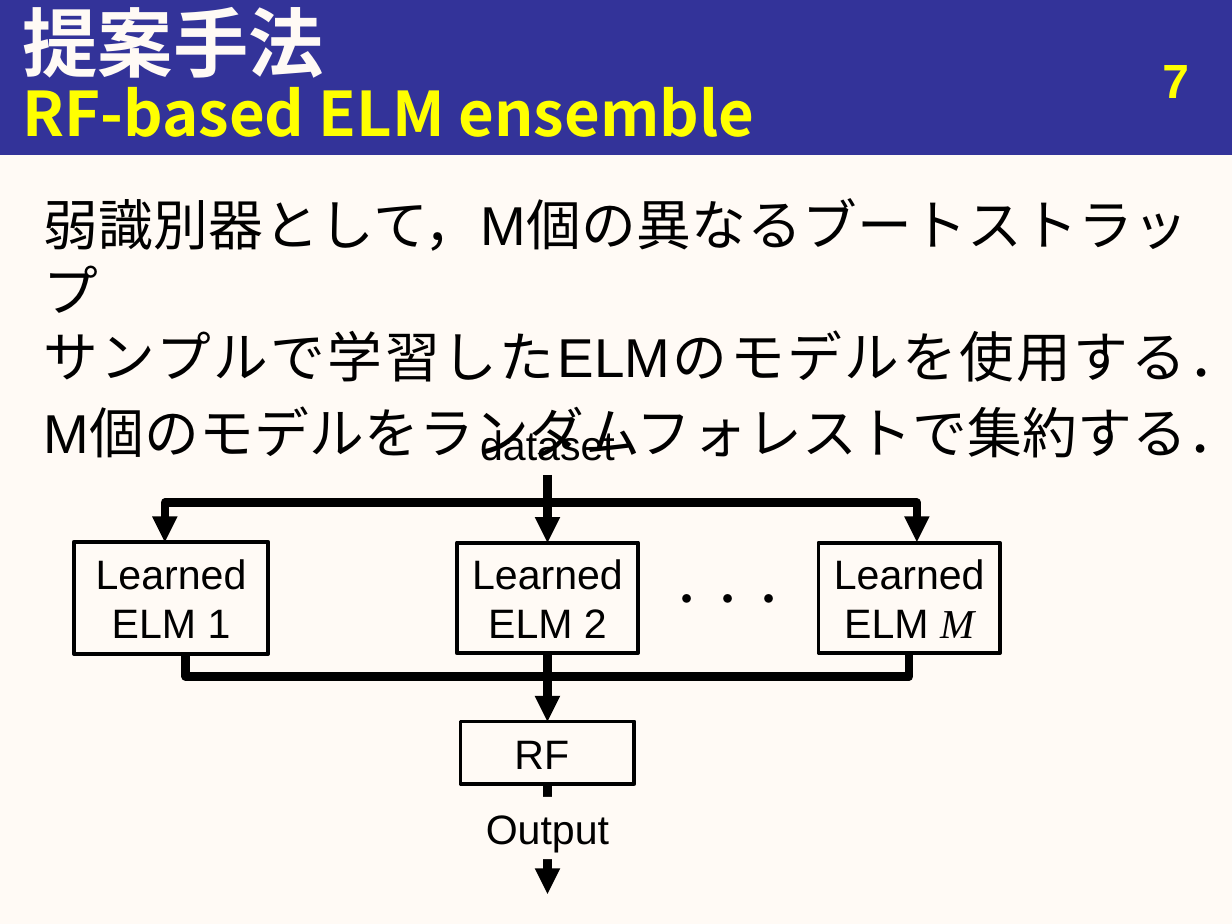
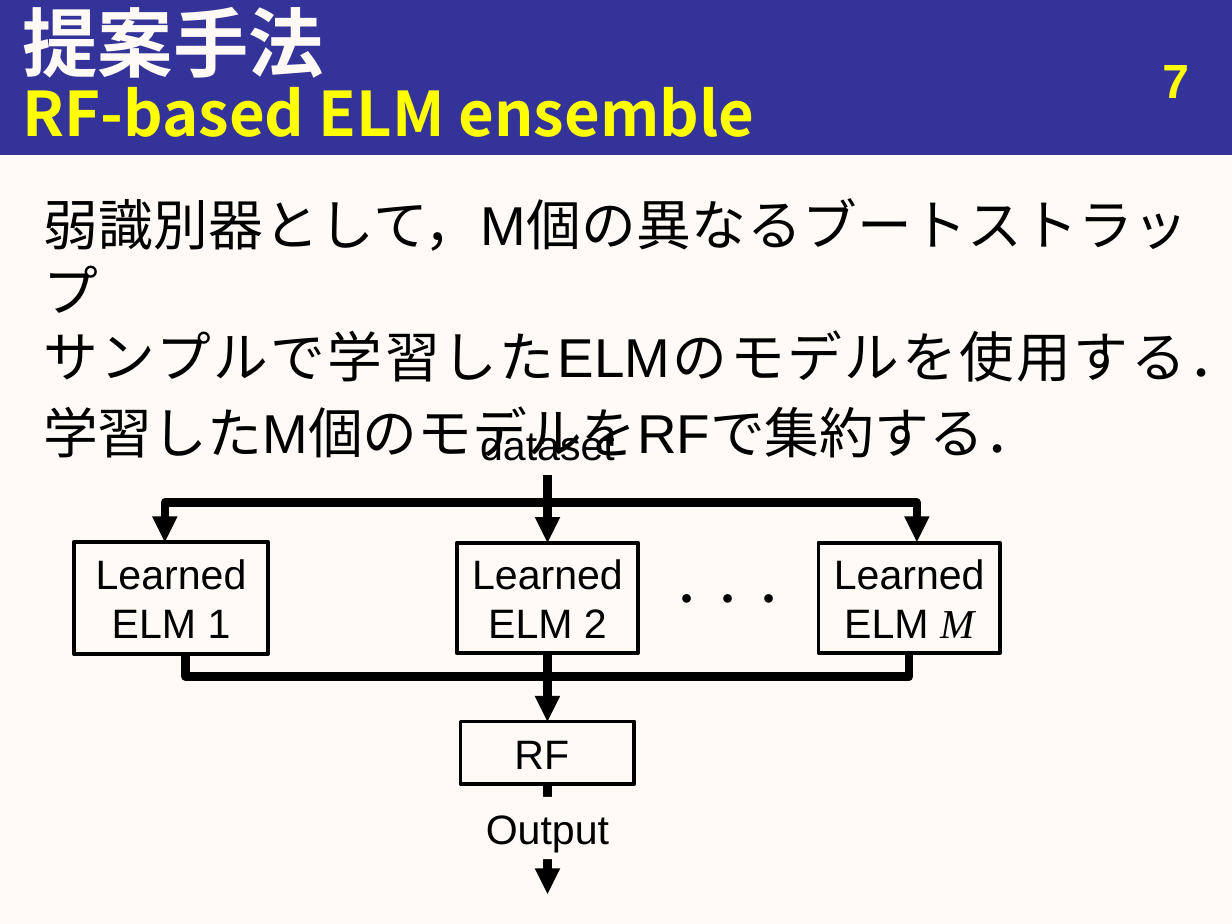
Before and after one commit to youle921/Slide-maintain, a slide deck: slide 7 of slide_0527/20190527_urita_eng.pptx. Drawn at 1232x924 pixels with LibreOffice and Linux fonts; fonts in the diff are those of the drawing. Boxes give left, top, right and bottom in pixels: in the first picture for what was removed or moved away, otherwise in the second. Text is boxed around its words. In the diff, an @@ line names an element or a change of style, - is before the commit and + after.

Commit message:
make slide 20190610

```diff
--- a/slide_0527/20190527_urita_eng.pptx
+++ b/slide_0527/20190527_urita_eng.pptx
@@ text at bbox=[43, 406, 1039, 461]: text changed @@
-M個のモデルをランダムフォレストで集約する．
+学習したM個のモデルをRFで集約する．
```
Also in this commit, not shown: 2 other slides changed, 2 slides added, 6 other files.
